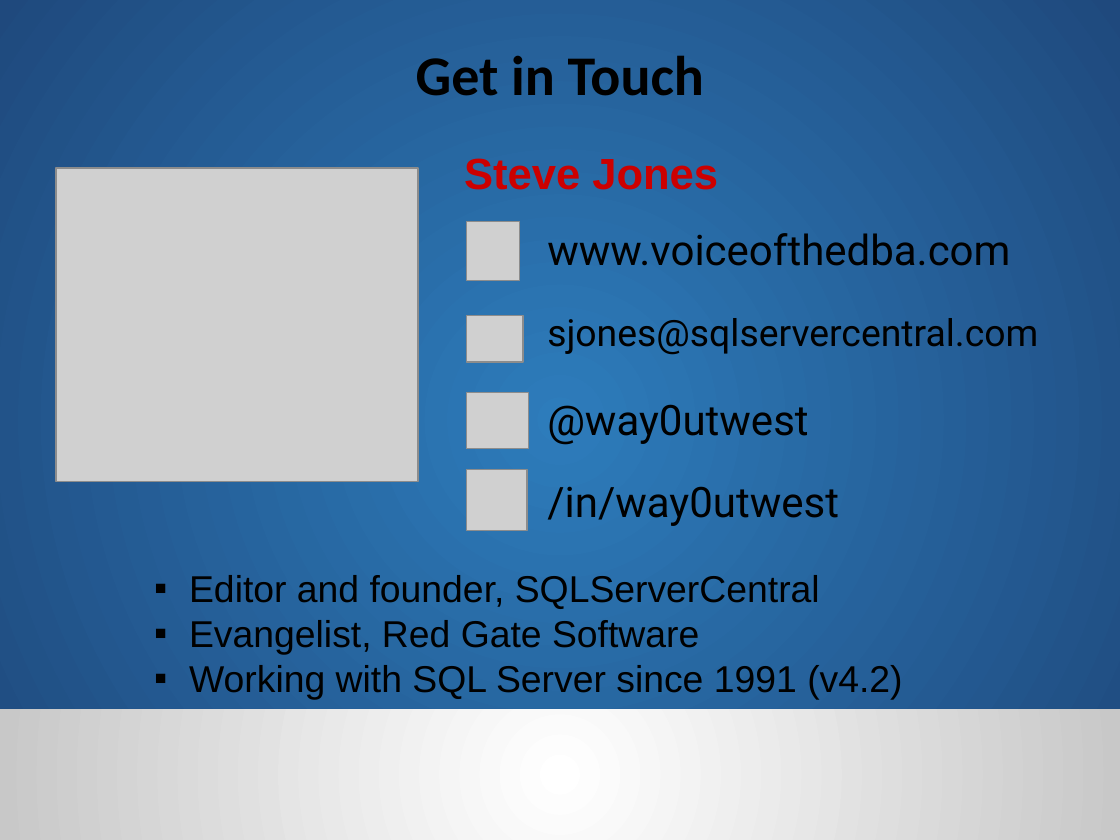
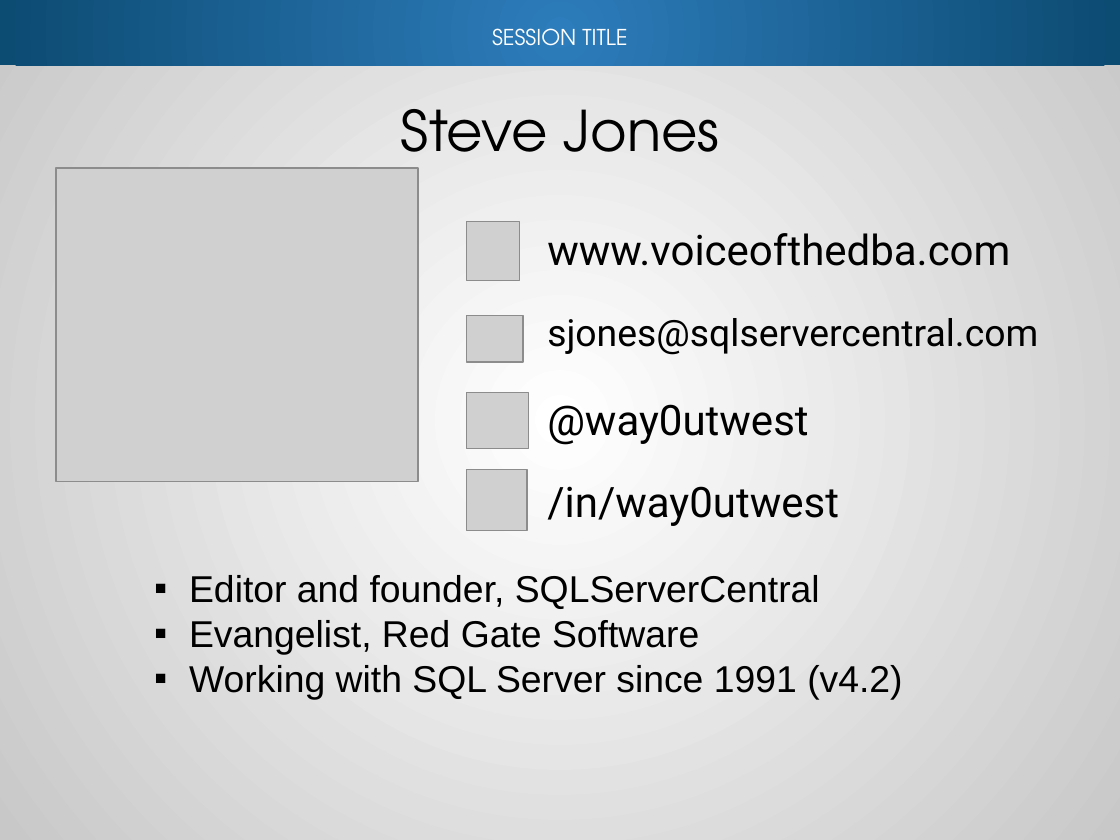
Before and after one commit to reachanu21/T-SQLWindowing, a slide deck: slide 4 of Presentation/TSQL_Windowing.pptx. Drawn at 1120x840 pixels with LibreOffice and Linux fonts; fonts in the diff are those of the drawing; grey boxes stand for pictures; background and template pictures are left out. Boxes give left, top, right and bottom in pixels: in the first picture for what was removed or moved away, otherwise in the second. Text is boxed around its words. In the diff, an @@ line names an element or a change of style, - is before the commit and + after.

```diff
--- a/Presentation/TSQL_Windowing.pptx
+++ b/Presentation/TSQL_Windowing.pptx
@@ rectangle at [0, 0, 1120, 840]: fill gradient #2D7CBB to #1F497D to gradient #FFFFFF to #C8C8C8; shadow on @@
@@ rectangle added at [0, 0, 1120, 65], fill gradient #2D7CBB to #0C4B72 @@
@@ text added at [492, 28, 627, 46], 14 pt, text #FFFFFF @@
+SESSION TITLE
@@ title "Steve Jones" at [401, 109, 719, 177]: vertical alignment top to middle @@
@@ title at [401, 109, 719, 177]: text changed; font Calibri to TeX Gyre Adventor; bold off @@
-Get in Touch
+Steve Jones
@@ text removed at [464, 158, 718, 190] @@
-Steve Jones
@@ rectangle removed at [0, 709, 1120, 840] @@
```
Also in this commit, not shown: 31 other slides changed.
